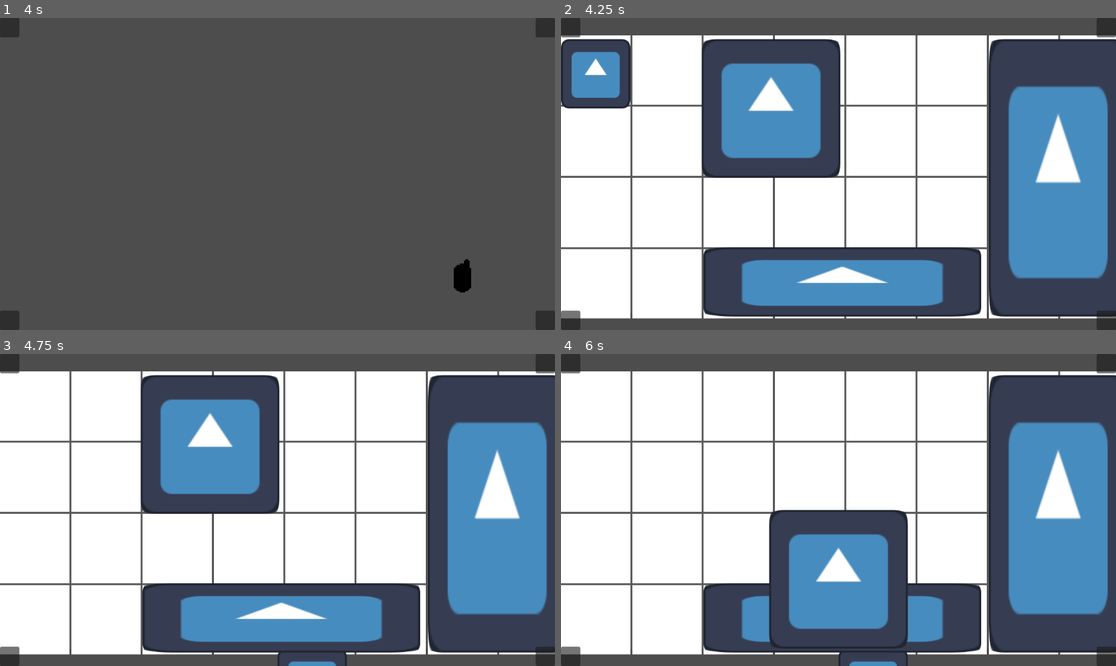
Above: before the commit, frames 1-4 (two rows, left to right).
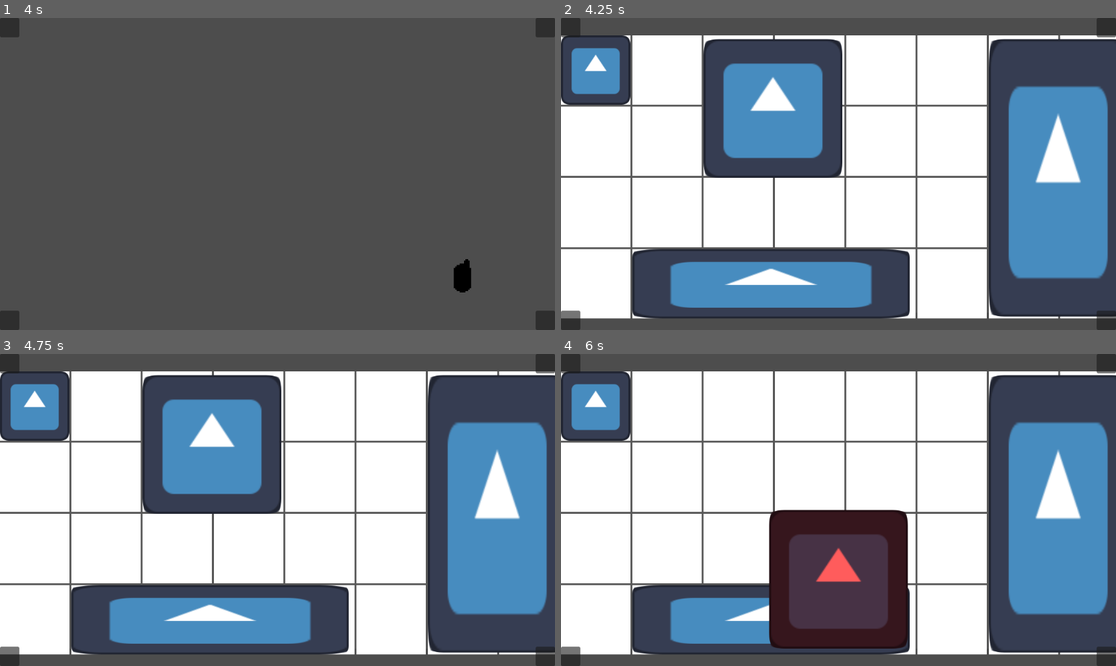
Above: after the commit, the same moments.

Repository: Iussaeus/JameGamePS2024.2
Game: Godot game, scene res://Scenes/World/MainWorld.tscn
Two runs of this game, one before a commit and one after it. Both use one fixed random seed, a clock stepped at 60 frames per second and the inputs below. The engine's default icon, where the game draws it, is replaced by a stand-in: a white triangle on a blue panel in a dark square.
Inputs (mouse positions are in pixels of both pictures, inside the frame that each line leads up to):
- Up to frame 1 (4 s): tap Enter at 0.5, 2.75 s; move the mouse to (399, 158) at 0.52 s; hold D (right) 0.53-1.25 s; hold E (interact) 0.53-1.25 s; click (399, 158) at 0.67 s; tap Space (space) at 1.25, 2.1 s; drag from (166, 189) to (249, 236) at 1.27 s; move the mouse to (333, 105) at 2.02 s; hold D (right) 2.03-2.75 s; drag from (249, 236) to (111, 127) at 2.77 s; move the mouse to (444, 220) at 3.52 s; hold A (left) from 3.53 s (still down); click (444, 220) at 3.6 s
- Up to frame 2 (4.25 s): keep holding A (left); tap I (inventory) at 4.15 s
- Up to frame 3 (4.75 s): release A (left) at 4.25 s; drag from (111, 463) to (283, 619) at 4.27 s
- Up to frame 4 (6 s): tap Space (space) at 5 s; move the mouse to (866, 510) at 5.02 s; hold S (backward) 5.03-5.75 s; hold E (interact) 5.03-5.75 s; click (866, 510) at 5.17 s; tap Enter at 5.75 s; drag from (755, 432) to (727, 525) at 5.77 s

Frame 1 is identical in both runs. In frame 2, 12% of the frame differs, in the area x 0-76%, y 5-97%; in frame 3, 14%; in frame 4, 21%, in the area x 0-76%, y 5-100%.

Commit message:
Added Overlaping Indication

Diff:
--- a/Scenes/UserInterface/inventory.tscn
+++ b/Scenes/UserInterface/inventory.tscn
@@ -180,29 +180,24 @@
 
 [node name="UITestItem1x1(size=sprite_size)" parent="." instance=ExtResource("2_x73k8")]
 layout_mode = 1
+
+[node name="UITestItem1x4(size=sprite_size)" parent="." instance=ExtResource("3_fvlml")]
+layout_mode = 1
+offset_left = 148.0
+offset_top = 444.0
+offset_right = -428.0
+offset_bottom = -60.0
+
+[node name="UITestItem2x2(size=sprite_size)" parent="." instance=ExtResource("4_4ew7r")]
+layout_mode = 1
+offset_left = 296.0
 offset_top = 8.0
-offset_right = 0.0
-offset_bottom = 8.0
-
-[node name="UITestItem1x4(size=sprite_size)" parent="." instance=ExtResource("3_fvlml")]
-layout_mode = 1
-offset_left = 296.0
-offset_top = 440.0
-offset_right = 296.0
-offset_bottom = 440.0
-
-[node name="UITestItem2x2(size=sprite_size)" parent="." instance=ExtResource("4_4ew7r")]
-layout_mode = 1
-offset_left = 292.0
-offset_top = 8.0
-offset_right = 292.0
-offset_bottom = 8.0
+offset_right = -568.0
+offset_bottom = -352.0
 
 [node name="UITestItem2x4(size=sprite_size)" parent="." instance=ExtResource("5_dhncg")]
 layout_mode = 1
 offset_left = 888.0
 offset_top = 8.0
-offset_right = 888.0
-offset_bottom = 8.0
-
-[editable path="UITestItem1x1(size=sprite_size)"]
+offset_right = 24.0
+offset_bottom = -64.0
--- a/Scripts/UserInterface/inventory.gd
+++ b/Scripts/UserInterface/inventory.gd
@@ -45,6 +45,12 @@
 	close()
 
 	# Onready ColorRect, Sprite2D, Area2D
+	InventoryPanel.size = Vector2(TileSize.x * InventoryDimensions.x, TileSize.y * InventoryDimensions.y)
+	InventoryGrids.region_enabled = true
+	InventoryGrids.region_rect = Rect2(0, 0, InventoryDimensions.x * TileSize.x, InventoryDimensions.y * TileSize.y)
+
+	Inventory.connect("area_entered", Callable(self, "item_inside_inventory"))
+	Inventory.connect("area_exited", Callable(self, "item_goes_outside_inventory"))
 
 	# Adding signal connections to items
 	for item in get_tree().get_nodes_in_group("item"):
@@ -70,6 +76,7 @@
 		isItemSelected = true
 		selectedItem = item
 		selectedItem.get_node("NinePatchRect/Sprite2D").z_index = SelectedItemZIndex
+		selectedItem.get_node("NinePatchRect").z_index = SelectedItemZIndex
 		ItemPrevPosition = selectedItem.position
 
 	if event is InputEventMouseMotion:
@@ -78,9 +85,13 @@
 
 	if event.is_action_released("select_item"):
 		selectedItem.get_node("NinePatchRect/Sprite2D").z_index = 0
+		# (currently sprite is null, but after adding the sprite, ninepatch will be obsolete/removed)
+		selectedItem.get_node("NinePatchRect").z_index = 0
 		if OverlappingWithItems.size() > 0:
 			selectedItem.position = ItemPrevPosition
 			selectedItem.get_node("NinePatchRect/Sprite2D").modulate = ValidColor
+			# (currently sprite is null, but after adding the sprite, ninepatch will be obsolete/removed)
+			selectedItem.get_node("NinePatchRect").modulate = ValidColor
 		else:
 			if IsSelectedItemInsideInventory:
 				if not add_item_to_inventory(selectedItem):
@@ -98,6 +109,8 @@
 	OverlappingWithItems.append(item)
 	if selectedItem:
 		selectedItem.get_node("NinePatchRect/Sprite2D").modulate = InvalidColor
+		# (currently sprite is null, but after adding the sprite, ninepatch will be obsolete/removed)
+		selectedItem.get_node("NinePatchRect").modulate = InvalidColor
 
 func not_overlapping_with_other_item(area: Area2D, item: Control) -> void:
 	print("not_overlap")
@@ -108,11 +121,15 @@
 	OverlappingWithItems.erase(item)
 	if OverlappingWithItems.size() == 0 and isItemSelected:
 		selectedItem.get_node("NinePatchRect/Sprite2D").modulate = ValidColor
+		# (currently sprite is null, but after adding the sprite, ninepatch will be obsolete/removed)
+		selectedItem.get_node("NinePatchRect").modulate = ValidColor
 
 func item_inside_inventory(area: Area2D) -> void:
+	print("inside")
 	IsSelectedItemInsideInventory = true
 
 func item_goes_outside_inventory(area: Area2D) -> void:
+	print("outside")
 	IsSelectedItemInsideInventory = false
 
 func add_item_to_inventory(item: Control) -> bool:
